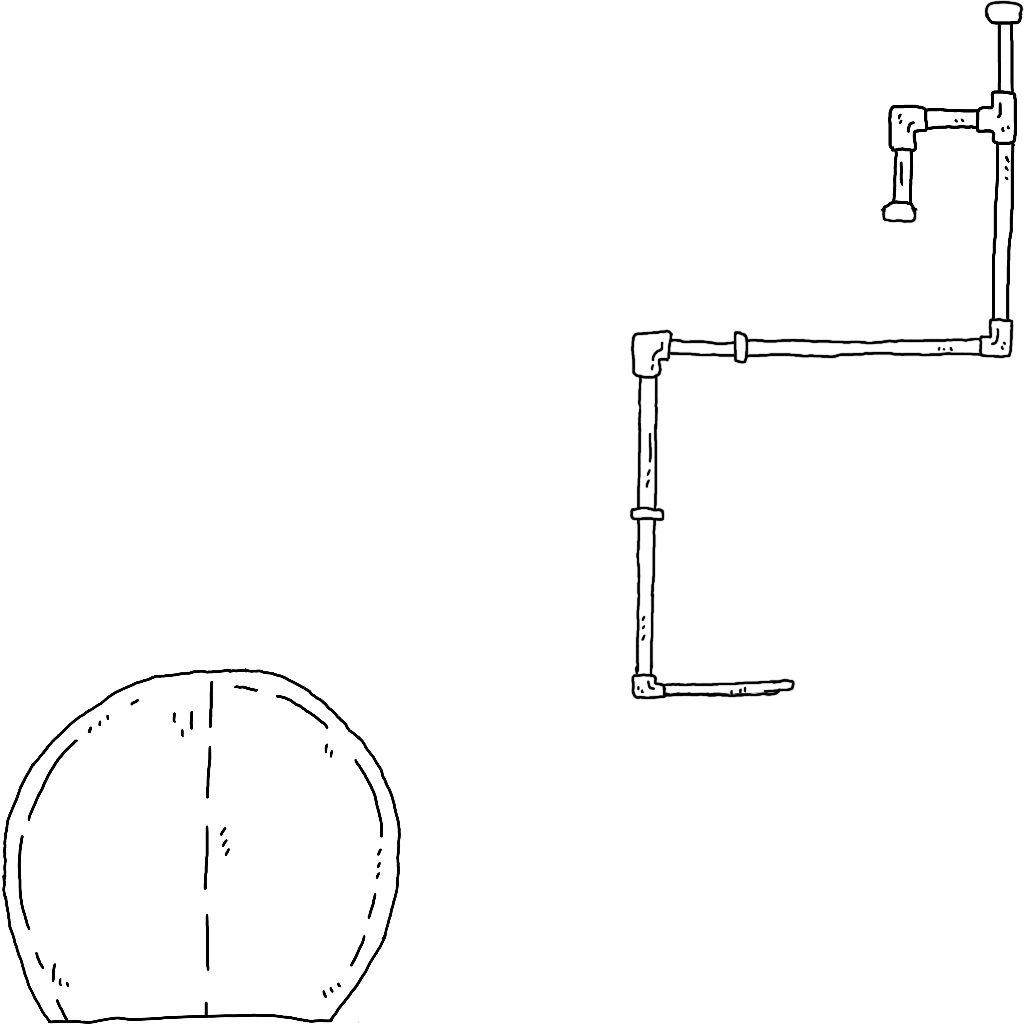
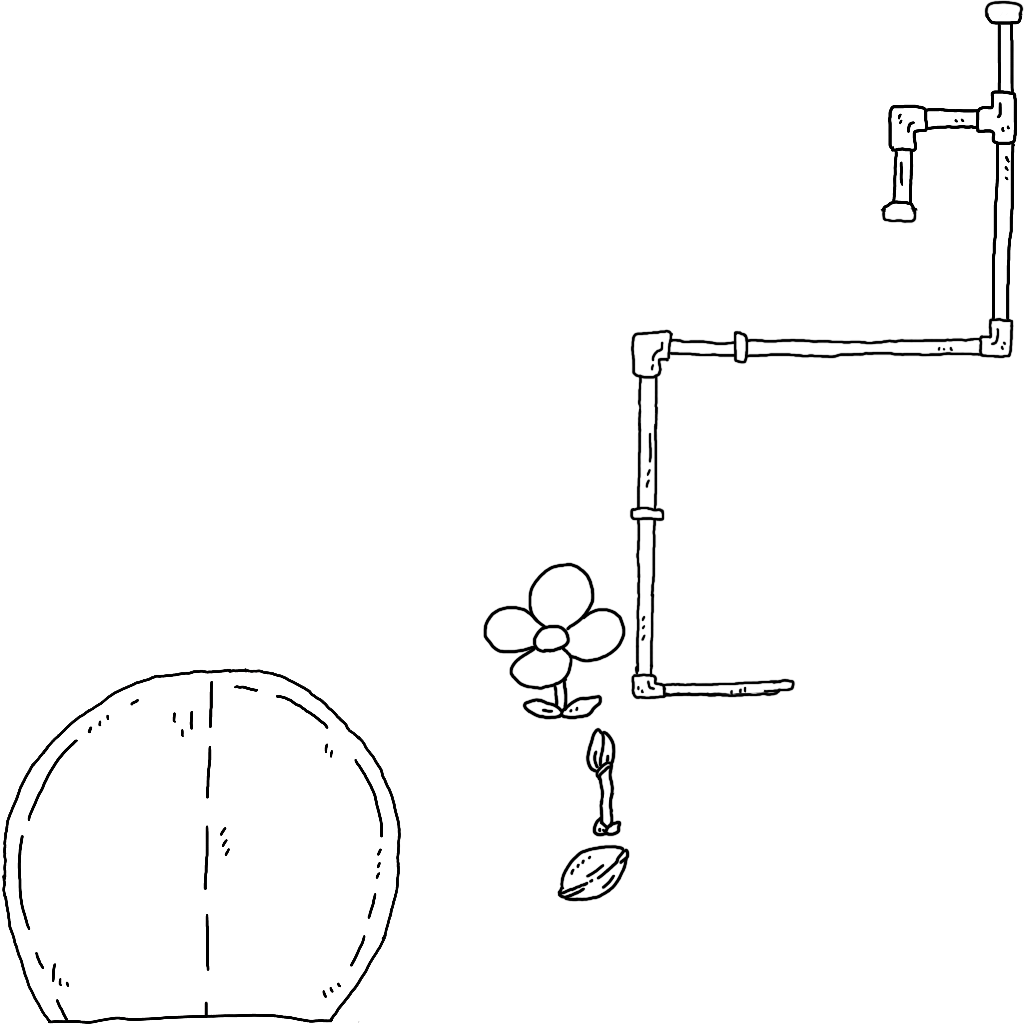
Layers edited between the first and the second 1024 × 1024 image:
added group "アイコン" with 9 layers above "枠線" over [483, 562, 630, 902]
added group "過去アイコン" with 2 layers in group "アイコン" over [557, 844, 630, 902]
added layer "レイヤー 37" (1st of 2, in "アイコン" › "過去アイコン") in group "過去アイコン" over [557, 844, 630, 902]
added layer "レイヤー 37" (2nd of 2, in "アイコン" › "過去アイコン") in group "過去アイコン" over [557, 844, 630, 902]
added group "現在アイコン" with 2 layers in group "アイコン" over [585, 727, 622, 837]
added layer "レイヤー 33" (1st of 2, in "アイコン" › "現在アイコン") in group "現在アイコン" over [585, 727, 622, 837]
added layer "レイヤー 33" (2nd of 2, in "アイコン" › "現在アイコン") in group "現在アイコン" over [585, 727, 622, 837]
added group "未来アイコン" with 2 layers in group "アイコン" over [483, 562, 626, 720]
added layer "レイヤー 32" (1st of 2, in "アイコン" › "未来アイコン") in group "未来アイコン" over [483, 562, 626, 720]
added layer "レイヤー 32" (2nd of 2, in "アイコン" › "未来アイコン") in group "未来アイコン" over [483, 562, 626, 720]
